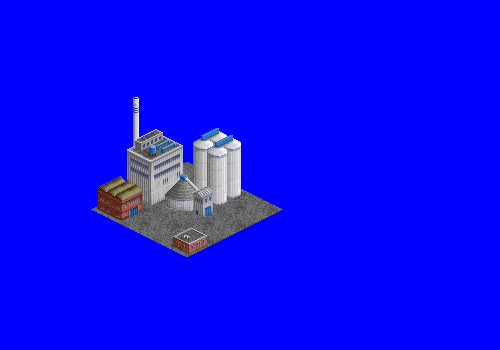
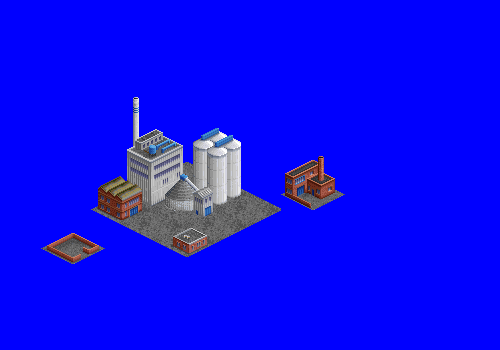
Layer changes from the first 500x350 image to the second:
added layer "Layer 1" above "Silo Cluster" over [41,156,345,264]
